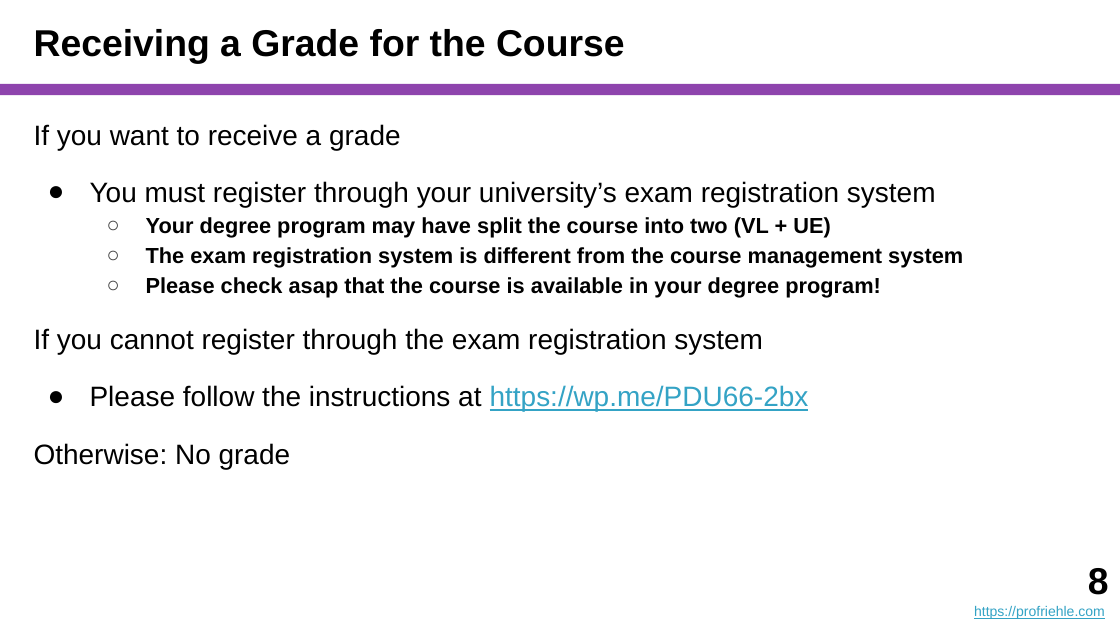
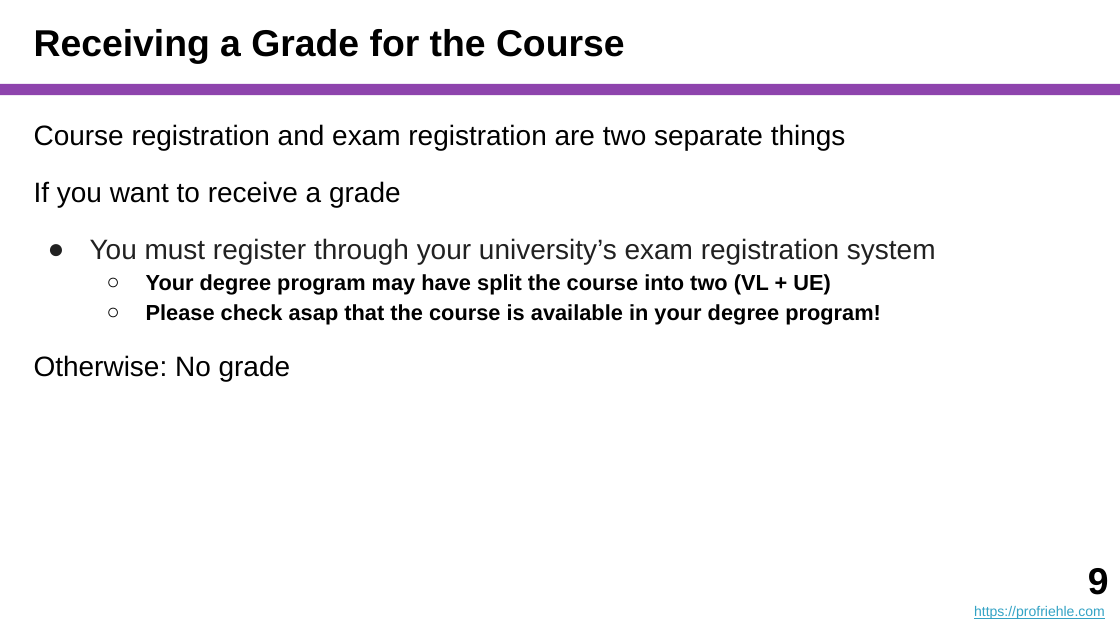
Before and after one commit to dirkriehle/coach-course, a slide deck: slide 9 of Lecture Slides/COACH A01 - Introduction.pptx (slide 8 before the commit). Drawn at 1120x630 pixels with LibreOffice and Linux fonts; fonts in the diff are those of the drawing. Boxes give left, top, right and bottom in pixels: in the first picture for what was removed or moved away, otherwise in the second. Text is boxed around its words. In the diff, an @@ line names an element or a change of style, - is before the commit and + after.

```diff
--- a/Lecture Slides/COACH A01 - Introduction.pptx
+++ b/Lecture Slides/COACH A01 - Introduction.pptx
@@ text at box(34, 124, 846, 150): paragraph added @@
+Course registration and exam registration are two separate things
@@ text at box(34, 181, 936, 325): text colour #000000 to #212121 in "You must register through your university’s exam ..."; more space between paragraphs; bullet colour #000000 to #212121; bullet colour #404040 to #000000 @@
@@ text at box(146, 247, 963, 268): paragraph removed @@
-  ○ The exam registration system is different from the course management system
@@ text at box(34, 328, 809, 412): paragraphs removed @@
-If you cannot register through the exam registration system
-● Please follow the instructions at https://wp.me/PDU66-2bx
@@ text at box(1088, 568, 1109, 595): text changed @@
-8
+9
```
Also in this commit, not shown: 5 other slides changed, 1 slide added, 3 other files.
